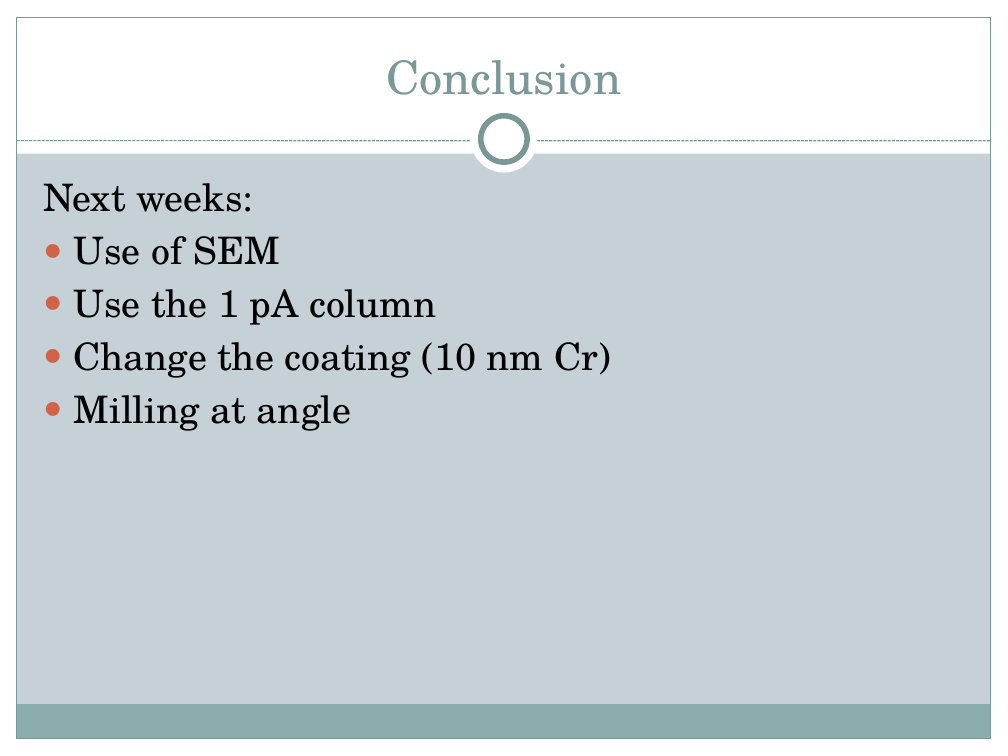
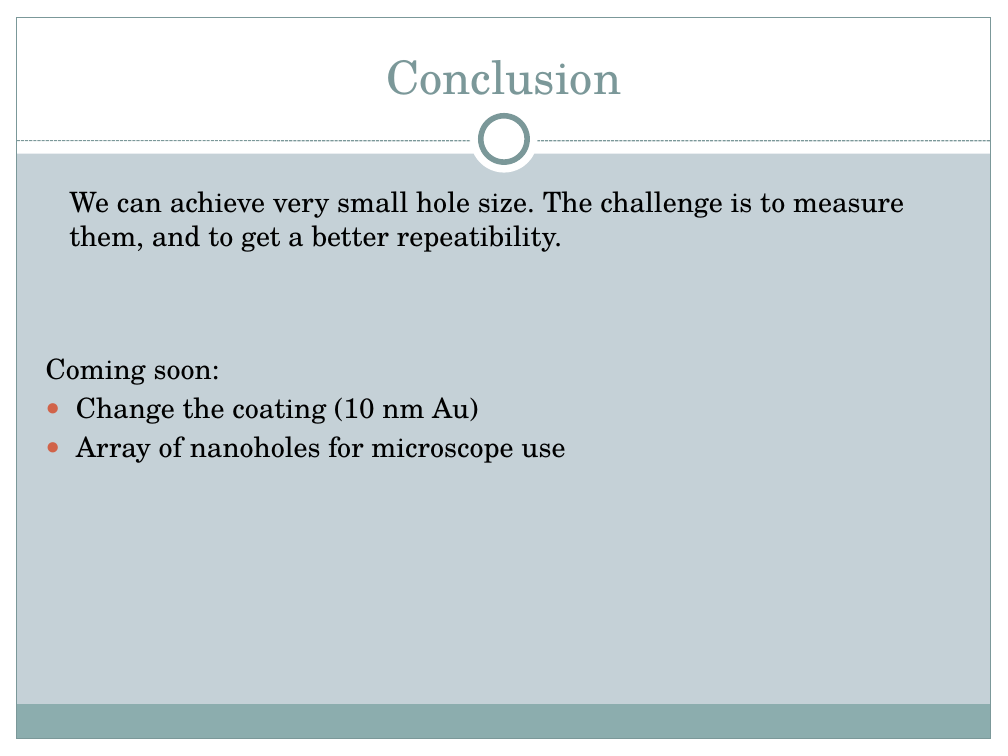
Before and after one commit to AdrienMau/Australie, a slide deck: slide 4 of Presentation/19juillet/Presentation-StageSwinburne-19Juillet.pptx. Drawn at 1008x756 pixels with LibreOffice and Linux fonts; fonts in the diff are those of the drawing. Boxes give left, top, right and bottom in pixels: in the first picture for what was removed or moved away, otherwise in the second. Text is boxed around its words. In the diff, an @@ line names an element or a change of style, - is before the commit and + after.

```diff
--- a/Presentation/19juillet/Presentation-StageSwinburne-19Juillet.pptx
+++ b/Presentation/19juillet/Presentation-StageSwinburne-19Juillet.pptx
@@ text added at bbox=[69, 191, 904, 252], 20 pt, text #000000 @@
+We can achieve very small hole size. The challenge is to measure them, and to get a better repeatibility.
@@ text at bbox=[46, 358, 565, 463]: text changed; size 27 to 20 pt @@
-Next weeks:
-● Use of SEM
-● Use the 1 pA column
-● Change the coating (10 nm Cr)
-● Milling at angle
+Coming soon:
+● Change the coating (10 nm Au)
+● Array of nanoholes for microscope use
```
Also in this commit, not shown: 1 slide added, 1 slide removed, 7 other files.
